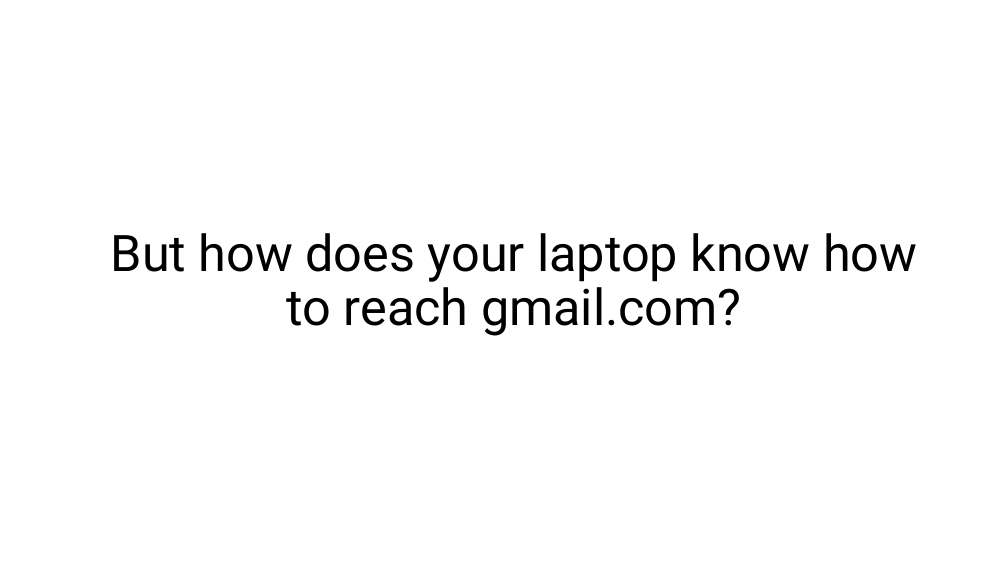
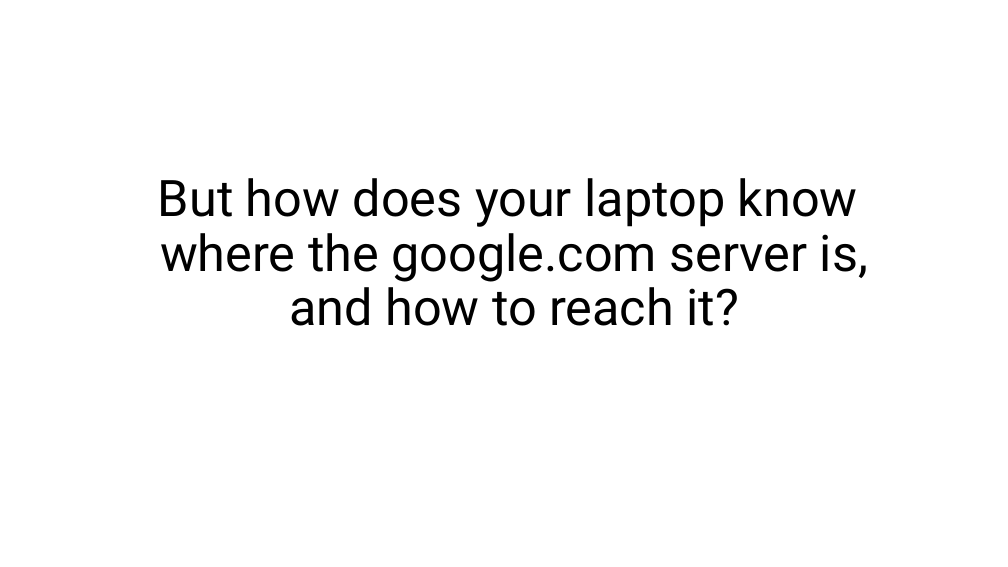
Before and after one commit to ngsrinivas/coursegen, a slide deck: slide 3 of ex/552-F19/lectures/02-architecture.pptx (slide 5 before the commit). Drawn at 1008x567 pixels with LibreOffice and Linux fonts; fonts in the diff are those of the drawing. Boxes give left, top, right and bottom in pixels: in the first picture for what was removed or moved away, otherwise in the second. Text is boxed around its words. In the diff, an @@ line names an element or a change of style, - is before the commit and + after.

```diff
--- a/ex/552-F19/lectures/02-architecture.pptx
+++ b/ex/552-F19/lectures/02-architecture.pptx
@@ title at <box>158,178,868,326</box>: text changed @@
-But how does your laptop know how to reach gmail.com?
+But how does your laptop know
+where the google.com server is,
+and how to reach it?
```
Also in this commit, not shown: 16 other slides changed, 9 slides added, 18 slides removed, 4 other files.
